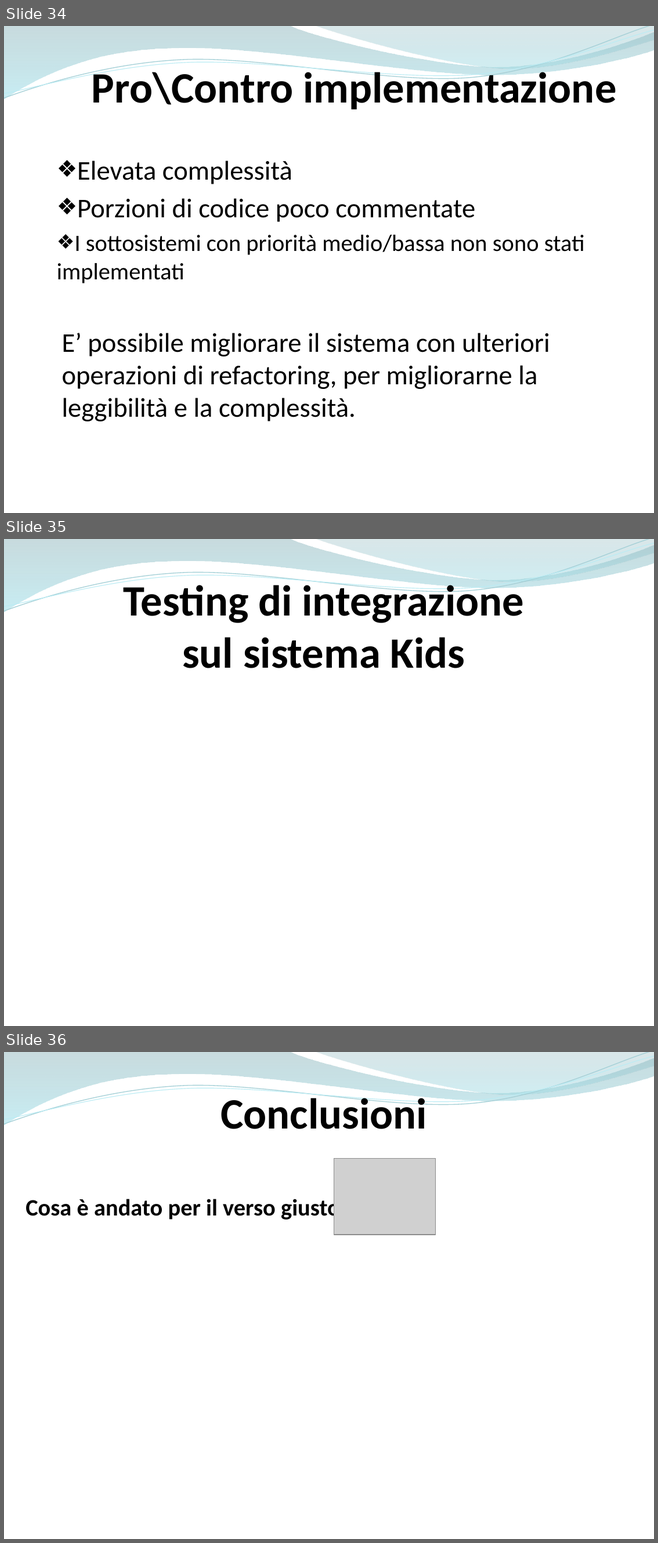
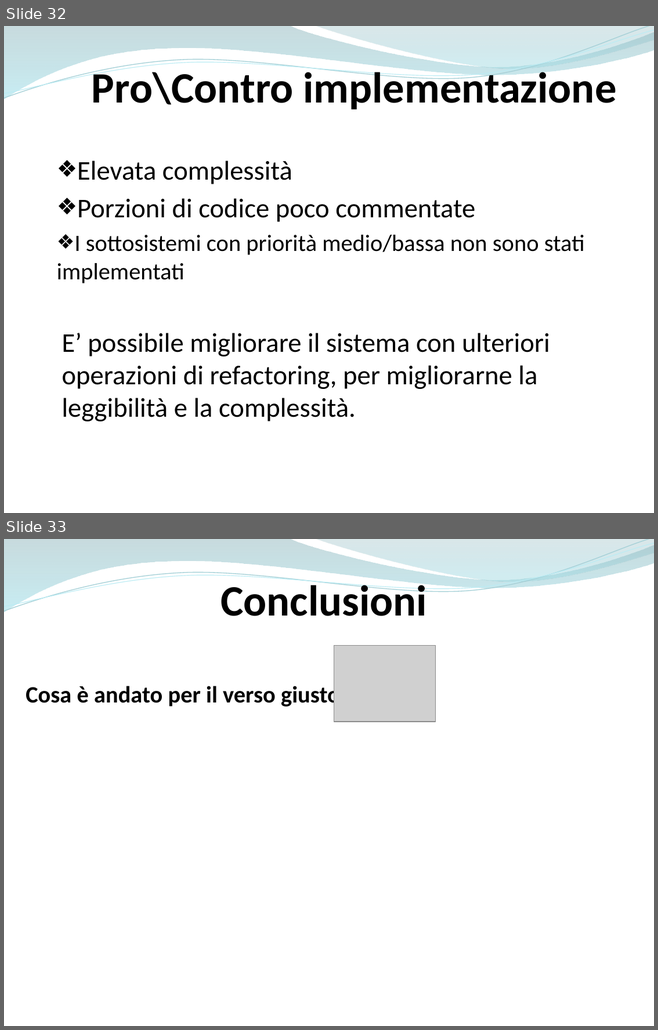
Before and after one commit to ammirate/at-silo, a slide deck: Presentazione/Atsilo3/Atsilo_H_PresentazioneFinale.pptx. Shown one above the other, each under a label of ours: slides 34, 35 and 36 before the commit, slides 32 and 33 after it. The pictures are 658x1543 and 658x1030 pixels, drawn with LibreOffice and Linux fonts; fonts in the diff are those of the drawing; grey boxes stand for pictures. Boxes give left, top, right and bottom in pixels: in the first picture for what was removed or moved away, otherwise in the second. Text is boxed around its words. In the diff, an @@ line names an element or a change of style, - is before the commit and + after.

```diff
--- a/Presentazione/Atsilo3/Atsilo_H_PresentazioneFinale.pptx
+++ b/Presentazione/Atsilo3/Atsilo_H_PresentazioneFinale.pptx
@@ slide 35 removed at box(4, 539, 654, 1026), background #FFFFFF; not listed: 4 template elements that a slide beside it also shows @@
@@ text removed at box(123, 580, 524, 668) @@
-Testing di integrazione
-sul sistema Kids
@@ what was slide 34 is now slide 32 @@
@@ what was slide 36 is now slide 33 @@
```
Also in this commit, not shown: 3 slides changed, 2 other slides removed.
